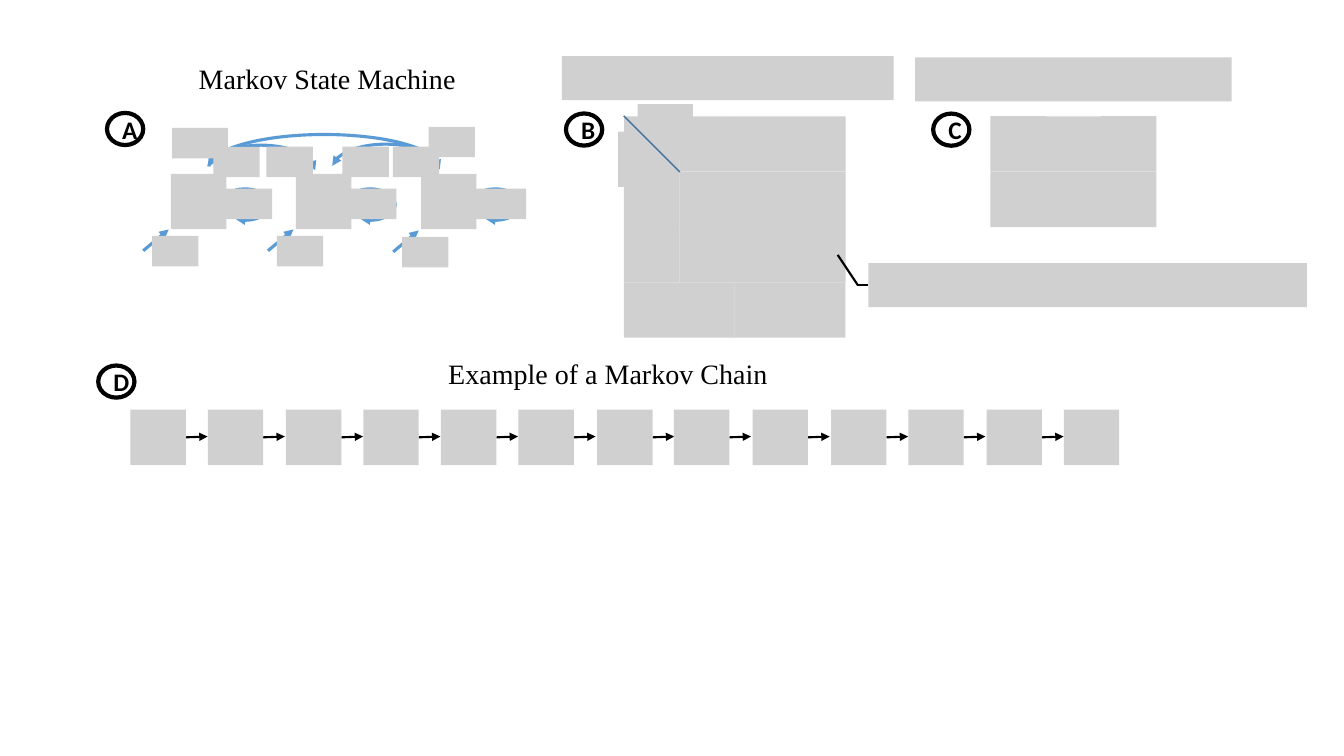
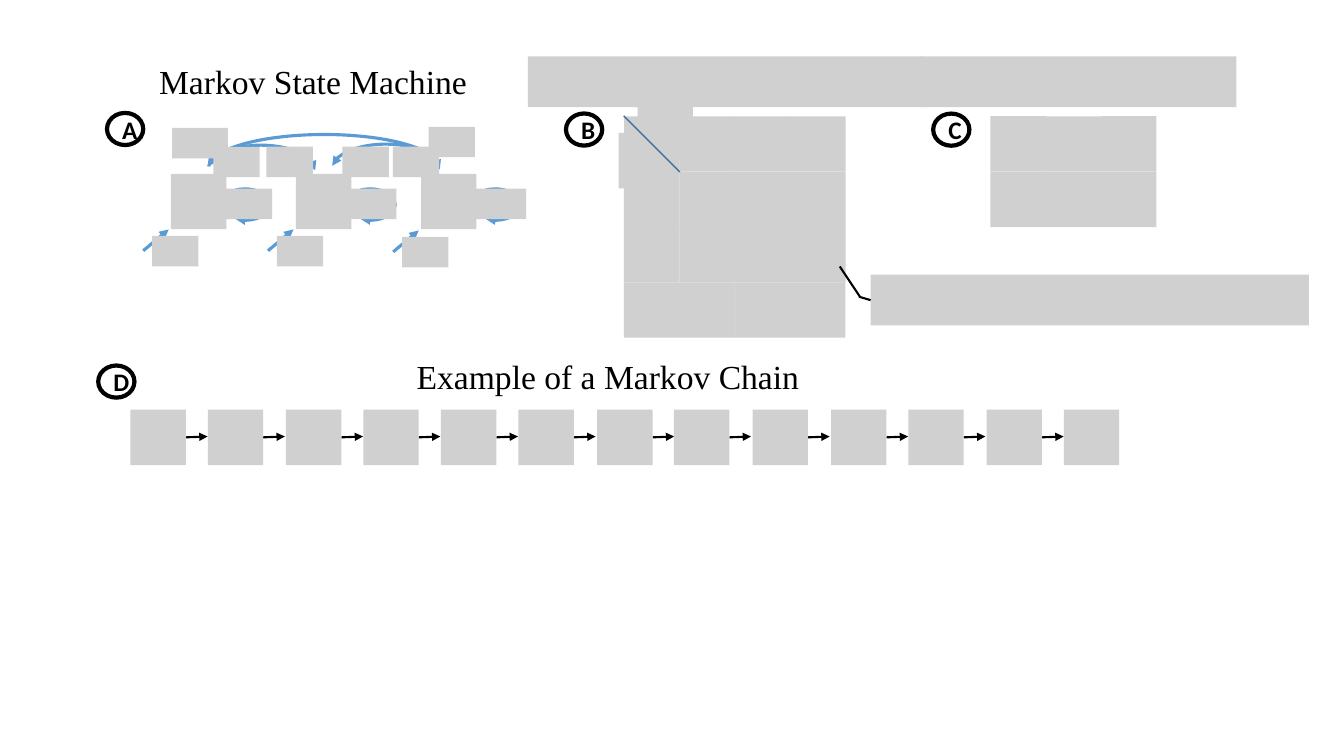
Before and after one commit to David-Taub/HOP-HMM, a slide deck: slide 3 of Help/Figures1.pptx. Drawn at 1344x756 pixels with LibreOffice and Linux fonts; fonts in the diff are those of the drawing; grey boxes stand for pictures. Boxes give left, top, right and bottom in pixels: in the first picture for what was removed or moved away, otherwise in the second. Text is boxed around its words. In the diff, an @@ line names an element or a change of style, - is before the commit and + after.

```diff
--- a/Help/Figures1.pptx
+++ b/Help/Figures1.pptx
@@ text "Markov State Machine" at (159, 70, 466, 95): size 20 to 24 pt @@
@@ text "Markov State Machine": place and size @@
-text "Markov State Machine" at (199, 69, 455, 90)
+text "Markov State Machine" at (159, 70, 466, 95)
@@ picture: place and size @@
-picture at (562, 56, 893, 101)
+picture at (528, 56, 923, 107)
@@ picture: place and size @@
-picture at (915, 57, 1232, 102)
+picture at (921, 56, 1237, 107)
@@ line moved from (838, 255) - (858, 285) to (840, 266) - (860, 296) @@
@@ line moved from (857, 285) - (869, 285) to (859, 296) - (871, 300) @@
@@ picture: place and size @@
-picture at (869, 263, 1308, 308)
+picture at (871, 275, 1310, 326)
@@ text "Example of a Markov Chain" at (417, 365, 799, 396): size 20 to 24 pt @@
```
Also in this commit, not shown: 6 other slides changed, 29 other files.
